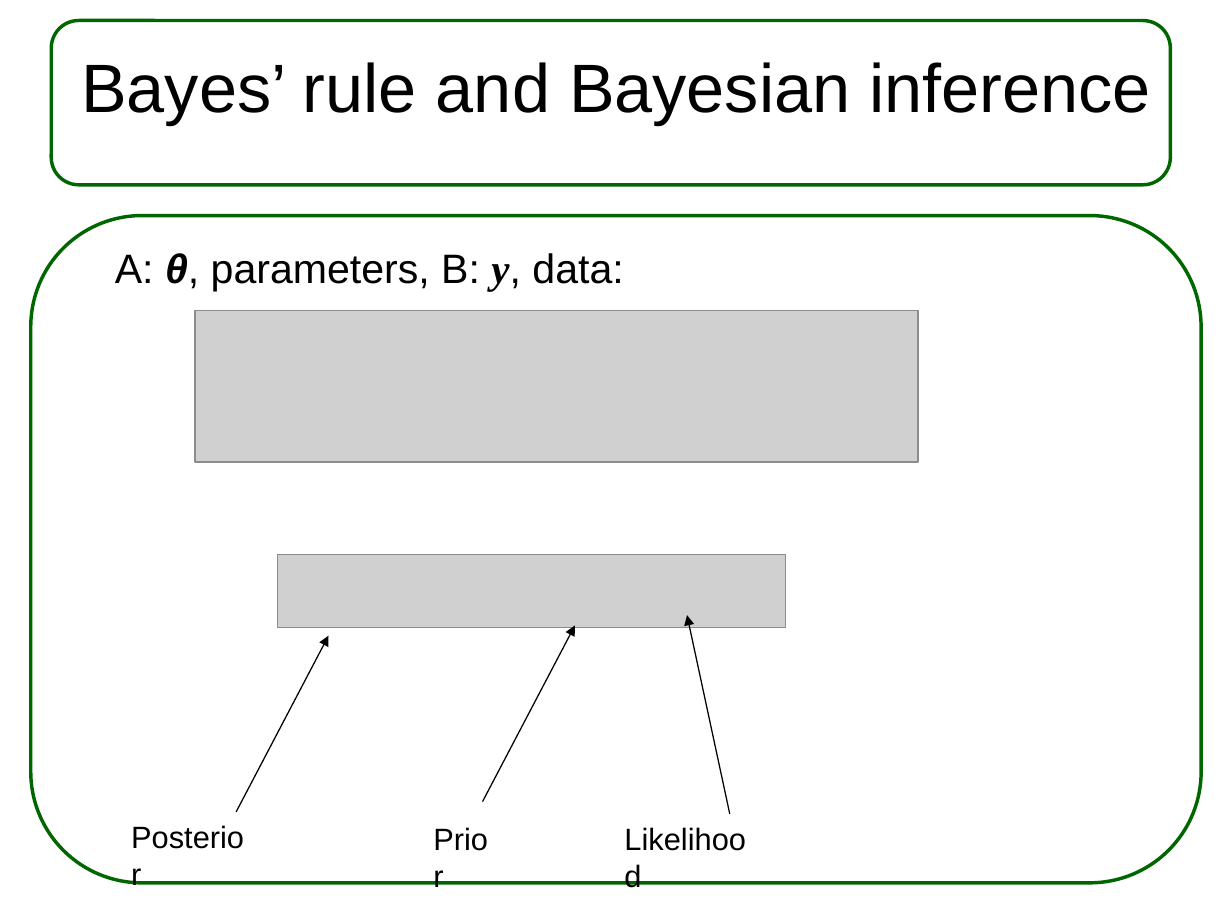
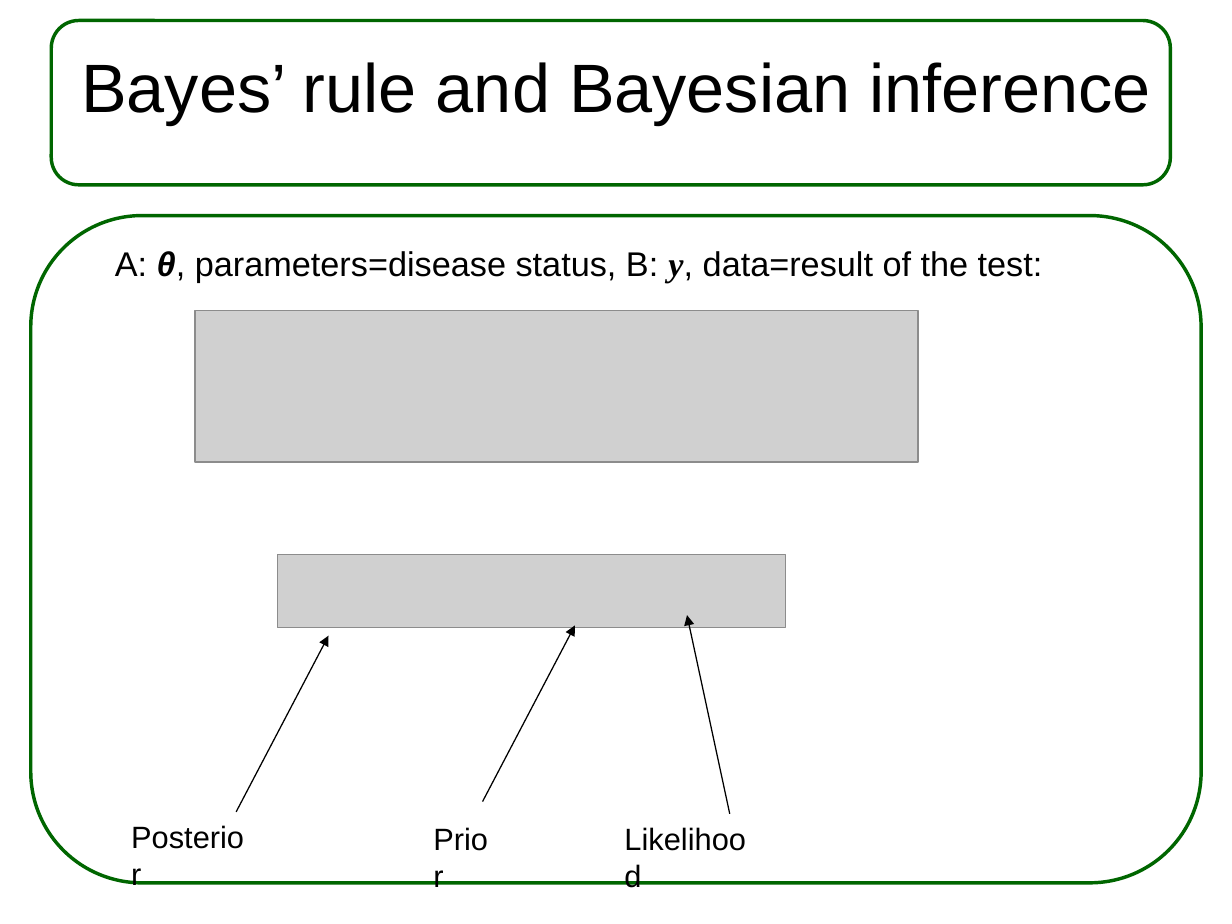
Before and after one commit to steibelj/CSTAT, a slide deck: slide 9 of 1 Introduction and Bayesian inference.pptx. Drawn at 1232x924 pixels with LibreOffice and Linux fonts; fonts in the diff are those of the drawing; grey boxes stand for pictures. Boxes give left, top, right and bottom in pixels: in the first picture for what was removed or moved away, otherwise in the second. Text is boxed around its words. In the diff, an @@ line names an element or a change of style, - is before the commit and + after.

```diff
--- a/1 Introduction and Bayesian inference.pptx
+++ b/1 Introduction and Bayesian inference.pptx
@@ text at (x1=115, y1=251, x2=1043, y2=283): text changed; size 24 to 20 pt @@
-A: θ, parameters, B: y, data:
+A: θ, parameters=disease status, B: y, data=result of the test:
```
Also in this commit, not shown: 1 slide added, 5 slides removed.
